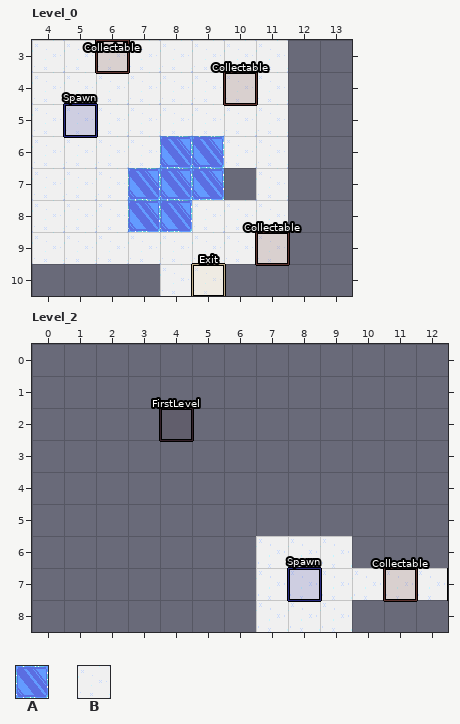
An edit to a level. LDtk project, assets/world.ldtk. That is the earlier state.
Cells are 32x32 px. Shown: Level_0 x 4..13, y 3..10; Level_2 x 0..12, y 0..8. The commit also changed other parts of the map, which this record leaves out. The old version is drawn lined up with the new one.
Key: from "SquareTerrain": A 1, B 2.
_ is an empty cell.
Objects are placed by their top-left corner, in cells (3,4 is the top-left corner of cell 3,4); size is 1x1 cell unless given.
Layers that did not change in this view are not listed.
Layer "Terrain" before, Level_0, first column x 4:
 3 BBBBBBBB__
 4 BBBBBBBB__
 5 BBBBBBBB__
 6 BBBBAABB__
 7 BBBAAA_B__
 8 BBBAABBB__
 9 BBBBBBBB__
10 ____BB____
Objects on layer "Objects" before, Level_0:
"Spawn" rectangle at 5,5
"Exit" rectangle at 9,10
"Collectable" rectangle at 10,4
"Collectable" rectangle at 11,9
"Collectable" rectangle at 6,3
Objects on layer "Objects" before, Level_2:
"Collectable" rectangle at 11,7
"Spawn" rectangle at 8,7
"FirstLevel" rectangle at 4,2
The same view after the edit:
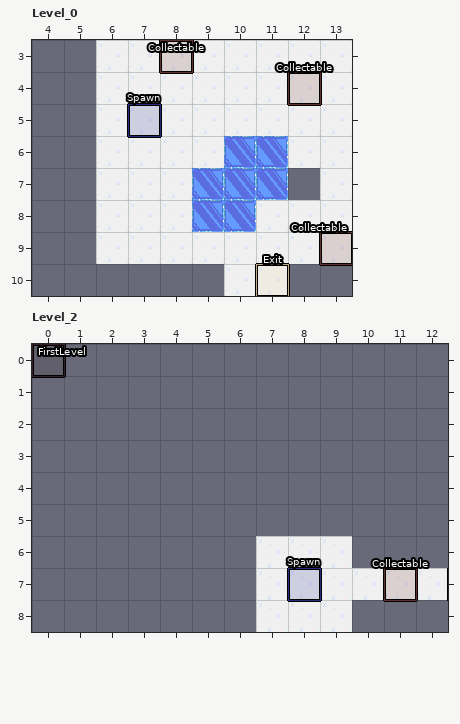
Difference:
Changed rows in their new state; . is an unchanged cell.
Level_2: everything moved by +3,+1 cells (the old picture is shown already moved)
Layer "Terrain", Level_0:
first column x 4:
 3 __......BB
 4 __......BB
 5 __......BB
 6 __..BBAABB
 7 __.BB.AA.B
 8 __.BBAA.BB
 9 __......BB
10 ....__BB..
Layer "Objects", Level_0:
changed: "Spawn" rectangle at 5,5 -> "Spawn" rectangle at 7,5
changed: "Exit" rectangle at 9,10 -> "Exit" rectangle at 11,10
changed: "Collectable" rectangle at 10,4 -> "Collectable" rectangle at 12,4
changed: "Collectable" rectangle at 11,9 -> "Collectable" rectangle at 13,9
changed: "Collectable" rectangle at 6,3 -> "Collectable" rectangle at 8,3
Layer "Objects", Level_2:
changed: "FirstLevel" rectangle at 4,2 -> "FirstLevel" rectangle at 0,0
